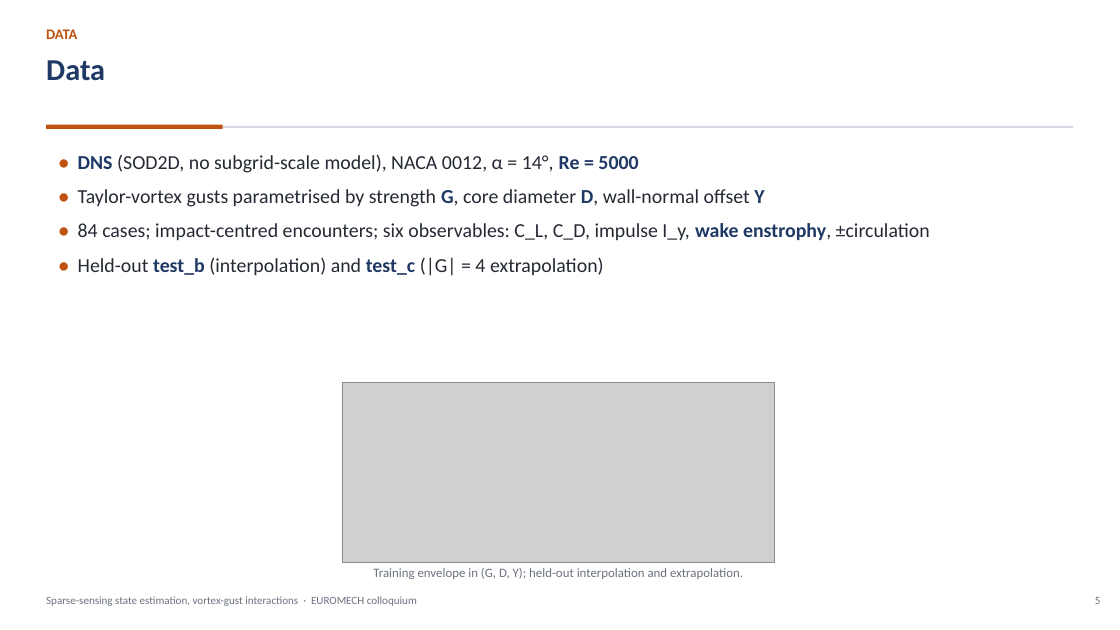
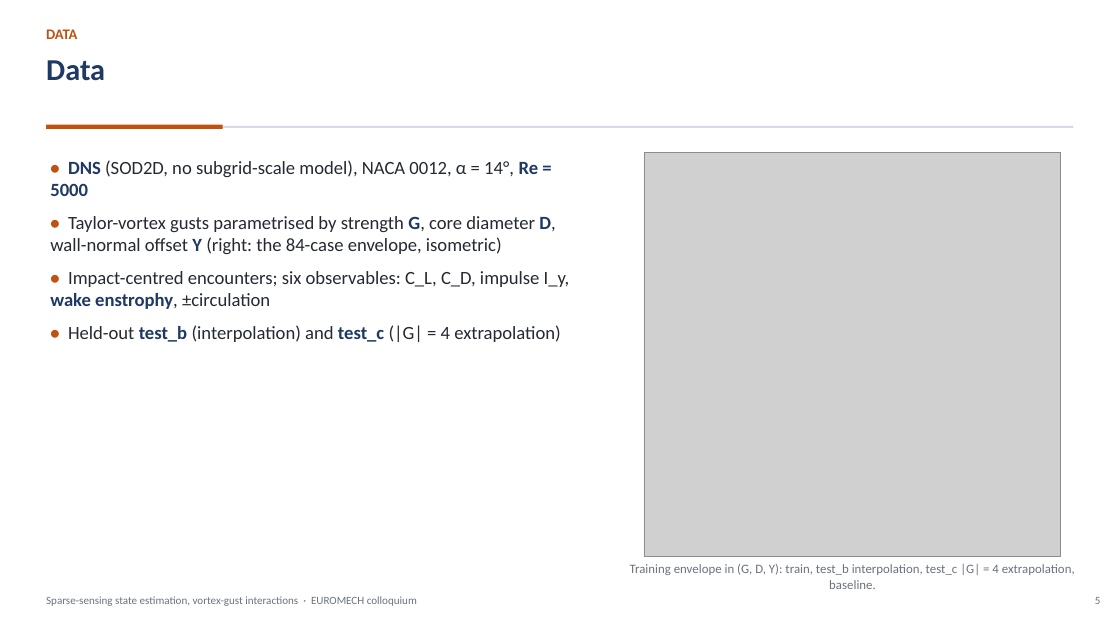
Before and after one commit to sanmi90/GUST-JEPA, a slide deck: slide 5 of paper/talk/euromech_gust_jepa.pptx. Drawn at 1120x630 pixels with LibreOffice and Linux fonts; fonts in the diff are those of the drawing; grey boxes stand for pictures. Boxes give left, top, right and bottom in pixels: in the first picture for what was removed or moved away, otherwise in the second. Text is boxed around its words. In the diff, an @@ line names an element or a change of style, - is before the commit and + after.

```diff
--- a/paper/talk/euromech_gust_jepa.pptx
+++ b/paper/talk/euromech_gust_jepa.pptx
@@ text at [50,160,560,342]: size 17 to 16 pt in "• DNS (SOD2D, no subgrid-scale model), NACA ...", "• Held-out test_b (interpolation) and test_c (|G| ..." @@
@@ text "• DNS (SOD2D, no subgrid-scale ...": place and size @@
-text "• DNS (SOD2D, no subgrid-scale ..." at [78,154,930,276]
+text "• DNS (SOD2D, no subgrid-scale ..." at [50,160,570,342]
@@ picture added at [644,153,1061,556] @@
@@ text at [50,216,570,309]: text changed; size 17 to 16 pt @@
-• Taylor-vortex gusts parametrised by strength G, core diameter D, wall-normal offset Y
-• 84 cases; impact-centred encounters; six observables: C_L, C_D, impulse I_y, wake enstrophy, ±circulation
+• Taylor-vortex gusts parametrised by strength G, core diameter D, wall-normal offset Y (right: the 84-case envelope, isometric)
+• Impact-centred encounters; six observables: C_L, C_D, impulse I_y, wake enstrophy, ±circulation
@@ picture removed at [343,382,776,563] @@
@@ text at [630,564,1075,589]: text changed @@
-Training envelope in (G, D, Y); held-out interpolation and extrapolation.
+Training envelope in (G, D, Y): train, test_b interpolation, test_c |G| = 4 extrapolation, baseline.
```
Also in this commit, not shown: 17 other slides changed, 1 slide added, 1 slide removed, 7 other files.
